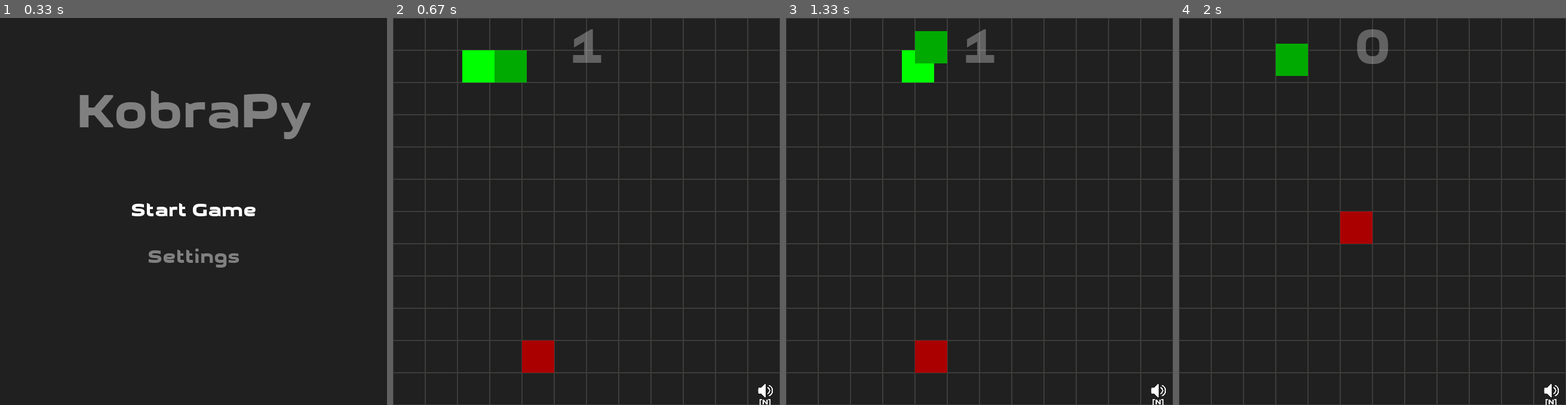
Above: before the commit, frames 1-4 (left to right).
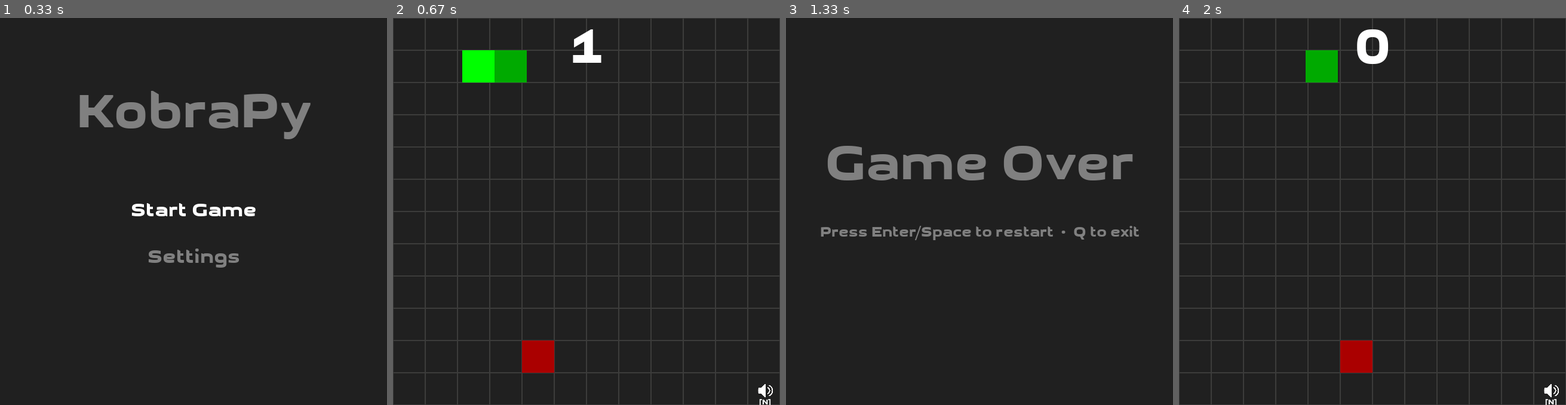
Above: after the commit, the same moments.

Repository: fossguild/naja
Game: pygame game, started from kobra.py
Same seed, same stepped clock (60 frames per second), same inputs: the game is played once before the commit and once after it.
Inputs:
- Up to frame 1 (0.33 s): no input
- Up to frame 2 (0.67 s): click "Start Game" at 0.38 s
- Up to frame 3 (1.33 s): hold M 0.67-1.13 s; hold Up 0.67-1.13 s; tap Enter at 1.17 s
- Up to frame 4 (2 s): tap Enter at 1.5 s; hold Up from 1.83 s (still down)

Frame 1 is identical in both runs. In frame 2, 0.4% of the frame differs, in the area x 46-54%, y 2-12%; in frame 3, 13%, in the area x 0-100%, y 0-100%; in frame 4, 3.2%.

Commit message:
Game sounds are now nice and normalized (#119)
* doc: add AI assistant documentation for Claude and Cursor

Added comprehensive documentation to help AI coding assistants understand the Naja project structure, conventions, and mechanics.

Files added:
- .claude/CLAUDE.md: Complete project guide for Claude
- .claude/settings.local.json: Claude permission settings
- .cursor/rules/*.mdc: Cursor rule files for code style, workflow, mechanics, and project info

* code: fix death sound playing when game is muted

The gameover sound was being played even when the background music
was muted (MUSIC_ON = False). This happened because the sound playback
only checked DEATH_SOUND_ON but not MUSIC_ON setting.

Now the death sound respects both settings and will not play when
the player has muted the game using the N key.

* code: fix death sound playing after restart instead of on death

The gameover sound was being played after the player pressed restart,
not immediately when the snake died. This happened because the sound
was triggered in the main loop after game_over_handler() returned,
which only happens after the player presses a key to restart.

Moved the sound playback into game_over_handler() so it plays
immediately when the snake dies, before showing the Game Over prompt.
Also removed the unused 'died' variable from the main loop.

* code: add death song that plays during game over screen

Implemented an immersive game over experience with audio transitions:
- When snake dies, play gameover.wav sound effect once
- Immediately stop background music and switch to death_song.mp3
- Death song loops continuously during the Game Over prompt
- When player restarts, death song stops and background music resumes
- When player quits, game exits with death song playing

Added death_song.mp3 (1.7MB) to assets/sound/ directory.
The death song only plays if both DEATH_SOUND_ON and MUSIC_ON are true.

* fix: formated file

* code: normalize audio volumes and convert to MP3 format

Normalized all audio volumes to 20% for consistent sound levels:
- Background music: 20% volume
- Death song: 20% volume
- Death sound effect: 20% volume (was too loud before)

Converted all audio files to MP3 format for better compatibility:
- BoxCat_Games_CPU_Talk.ogg → BoxCat_Games_CPU_Talk.mp3
- gameover.wav → gameover.mp3
- Updated death_song.mp3 with normalized volume

This ensures all game sounds play at the same comfortable volume level.

Diff:
--- a/kobra.py
+++ b/kobra.py
@@ -47,7 +47,7 @@
 pygame.mixer.init()
 
 # Define paths for music files
-BACKGROUND_MUSIC_PATH = "assets/sound/BoxCat_Games_CPU_Talk.ogg"
+BACKGROUND_MUSIC_PATH = "assets/sound/BoxCat_Games_CPU_Talk.mp3"
 DEATH_MUSIC_PATH = "assets/sound/death_song.mp3"
 
 # Carrega e toca a música de fundo (loop infinito)
@@ -66,7 +66,8 @@
     speaker_muted_sprite = None
 
 # Load gameover sound effect (short sound played once when snake dies)
-gameover_sound = pygame.mixer.Sound("assets/sound/gameover.wav")
+gameover_sound = pygame.mixer.Sound("assets/sound/gameover.mp3")
+gameover_sound.set_volume(0.2)  # Same volume as music (0.0 to 1.0)
 
 # Get the current display's resolution from the system.
 display_info = pygame.display.Info()
@@ -96,14 +97,13 @@
     "death_sound": True,  # toggle death sound playback
     "obstacle_difficulty": "None",  # obstacle difficulty level
     "background_music": True,  # toggle background music playback
-    "reset_game_on_apply": False,  # reset game when applying settings
 }
 
 # Declarative menu fields.
 MENU_FIELDS = [
     {
         "key": "cells_per_side",
-        "label": "Cells per side (needs reset)",
+        "label": "Cells per side",
         "type": "int",
         "min": 10,
         "max": 60,
@@ -111,7 +111,7 @@
     },
     {
         "key": "initial_speed",
-        "label": "Initial speed (needs reset)",
+        "label": "Initial speed",
         "type": "float",
         "min": 1.0,
         "max": 40.0,
@@ -128,12 +128,11 @@
     {"key": "death_sound", "label": "Death Sound", "type": "bool"},
     {
         "key": "obstacle_difficulty",
-        "label": "Obstacles (needs reset)",
+        "label": "Obstacles",
         "type": "select",
         "options": ["None", "Easy", "Medium", "Hard", "Impossible"],
     },
     {"key": "background_music", "label": "Background Music", "type": "bool"},
-    {"key": "reset_game_on_apply", "label": "Reset Game on Apply", "type": "bool"},
 ]
 
 # Effective runtime values (hydrated by apply_settings).
@@ -605,26 +604,8 @@
                 elif event.key in (pygame.K_m, pygame.K_ESCAPE):  # M or ESC : open menu
                     was_running = state.game_on
                     state.game_on = 0
-
-                    # Store old values of critical settings
-                    old_cells = SETTINGS["cells_per_side"]
-                    old_obstacles = SETTINGS["obstacle_difficulty"]
-                    old_initial_speed = SETTINGS["initial_speed"]
-
                     run_settings_menu(state)
-
-                    # Check if critical settings changed (require reset)
-                    needs_reset = (
-                        old_cells != SETTINGS["cells_per_side"]
-                        or old_obstacles != SETTINGS["obstacle_difficulty"]
-                        or old_initial_speed != SETTINGS["initial_speed"]
-                    )
-
-                    # Force reset if critical settings changed, or use player preference
-                    apply_settings(
-                        state,
-                        reset_objects=needs_reset or SETTINGS["reset_game_on_apply"],
-                    )
+                    apply_settings(state, reset_objects=True)
                     state.game_on = was_running
                 elif event.key == pygame.K_n:  # N : toggle music mute
                     SETTINGS["background_music"] = not SETTINGS["background_music"]
@@ -739,7 +720,6 @@
 
         # Show score (snake length = head + tail)
         score = BIG_FONT.render(f"{len(state.snake.tail)}", True, SCORE_COLOR)
-        score.set_alpha(75)  # opacity
         score_rect = score.get_rect(center=(WIDTH / 2, HEIGHT / 12))
         state.arena.blit(score, score_rect)
 
Not shown, added: assets/sound/BoxCat_Games_CPU_Talk.mp3
Not shown, removed: assets/sound/BoxCat_Games_CPU_Talk.ogg
Not shown, changed: assets/sound/death_song.mp3
Not shown, added: assets/sound/gameover.mp3
Not shown, removed: assets/sound/gameover.wav
